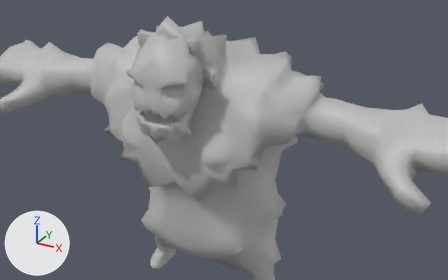
The FBX model Assets/Resources/Models/Characters/Tank/SK_Tank.fbx: old version first, new version second.
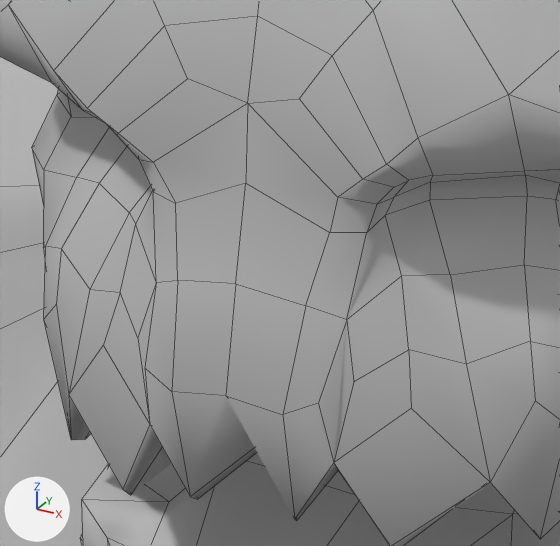
There are two pictures of each version: one from a 50 mm camera at (1.988, -3.397, 2.857) aimed at (0.367, -0.449, 1.384), one close up on the part from 29% to 40% of the width and 26% to 43% of the height. Lighting does not change. The marker at lower left points along +X, +Y and +Z. The close-ups show mesh edges as thin lines. Where no turn or scale is listed for an object, it has been applied to the vertices. Vertices at the same position are counted once.

The scene before the commit, as lines of its bpy script (objects in view):
```python
me_mesh = bpy.data.meshes.new('Mesh')
me_mesh.from_pydata(...)  # 1130 vertices, 1123 faces; spans x -1.8..1.8, y -0.52..0.55, z 0.0..2.06
me_mesh.materials.append(mat_lambert2)  # grey #bcbcbc
me_mesh_001 = bpy.data.meshes.new('Mesh.001')
me_mesh_001.from_pydata(...)  # 309 vertices, 333 faces; spans x -0.231..0.231, y -0.674..-0.34, z 1.35..1.994
me_mesh_001.materials.append(mat_lambert2)  # grey #bcbcbc
ob_sk_tank_body = bpy.data.objects.new('SK_Tank_body', me_mesh)
ob_sk_tank_body.location = (0.0, 0.0, 0.0)
ob_sk_tank_head = bpy.data.objects.new('SK_Tank_head', me_mesh_001)
ob_sk_tank_head.location = (0.0, 0.0, 0.0)
```
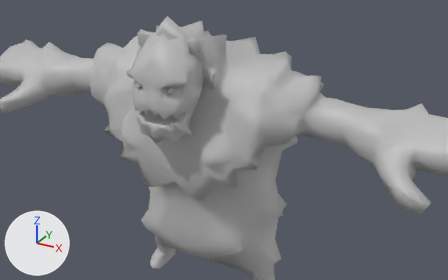
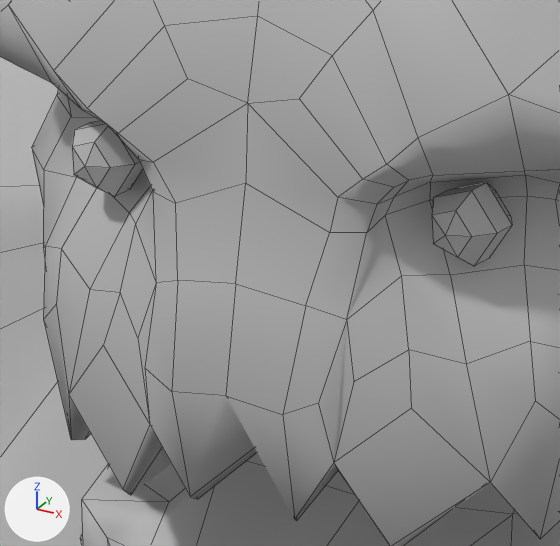
What changed in the scene script:
```text
Change me_mesh_001:
    where me_mesh_001.from_pydata(...)  # 309 vertices, 333 faces; spans x -0.231..0.231, y -0.674..-0.34, z 1.35..1.994
    used by ob_sk_tank_head; location = (0.0, 0.0, 0.0)
    me_mesh_001 part 1: a new loose piece, a UV sphere (5 segments, 5 rings, poles along y) spanning x 0.091..0.128, y -0.632..-0.589, z 1.672..1.711, in mat_lambert2 (grey #bcbcbc)
    me_mesh_001 part 2: a new loose piece, a UV sphere (5 segments, 5 rings, poles along y) spanning x -0.128..-0.09, y -0.632..-0.589, z 1.672..1.711, in mat_lambert2 (grey #bcbcbc)
```

Where the change shows, as pixel boxes [x1, y1, x2, y2] in the close-ups (560 x 546 px):
part 1 of me_mesh_001, added
    after: [432, 183, 512, 266]
part 2 of me_mesh_001, added
    after: [72, 121, 143, 197]
